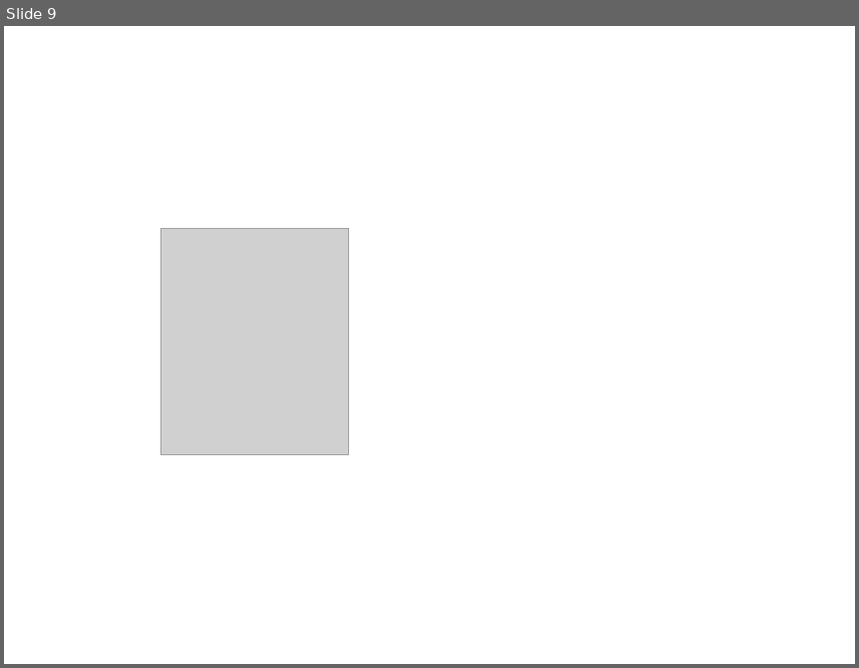
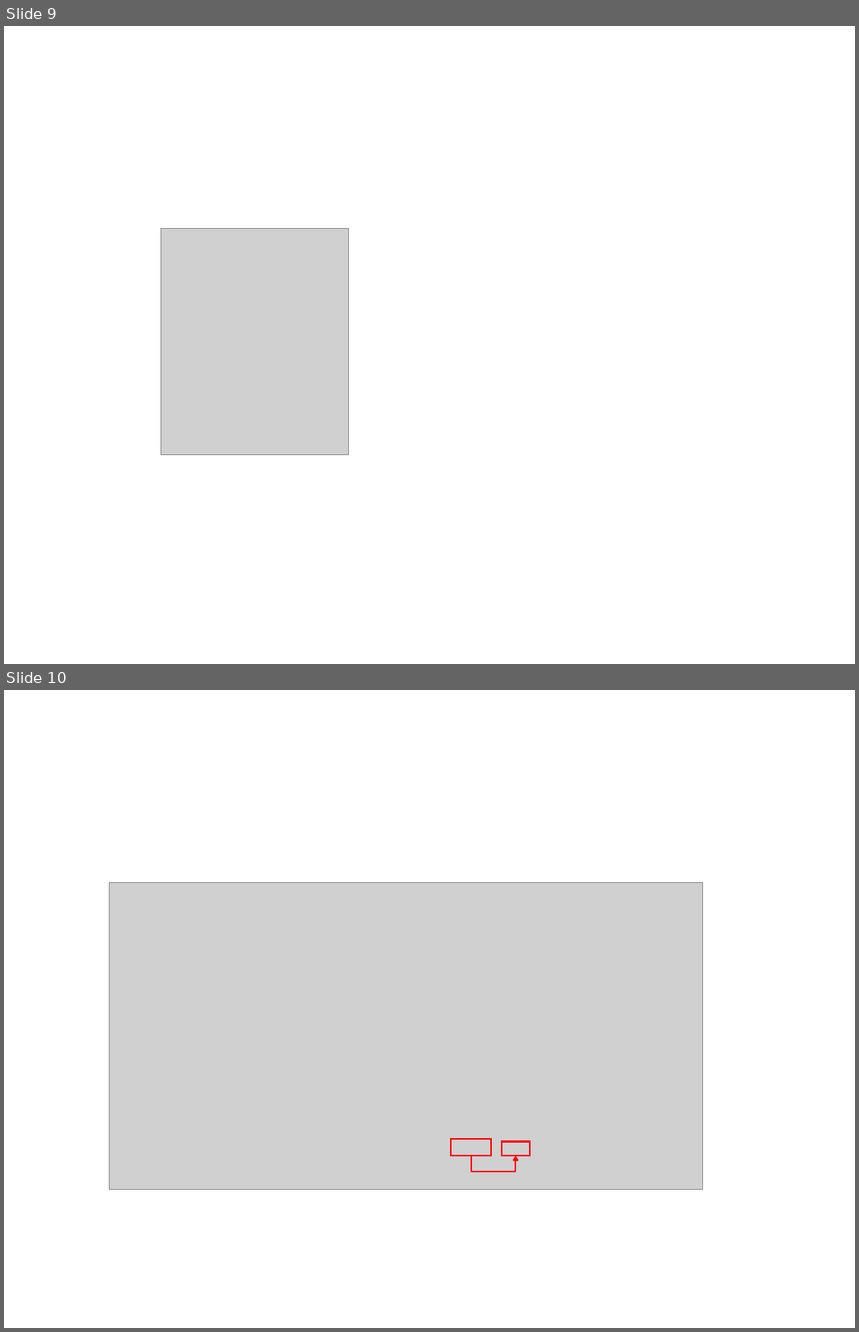
Before and after one commit to djorgens2/blofin-data, a slide deck: ~Documents/AppArchitecture.pptx. Shown one above the other, each under a label of ours: slide 9 before the commit, slides 9 and 10 after it. The pictures are 859x668 and 859x1332 pixels, drawn with LibreOffice and Linux fonts; fonts in the diff are those of the drawing; grey boxes stand for pictures; background and template pictures are left out. Boxes give left, top, right and bottom in pixels: in the first picture for what was removed or moved away, otherwise in the second. Text is boxed around its words. In the diff, an @@ line names an element or a change of style, - is before the commit and + after.

```diff
--- a/~Documents/AppArchitecture.pptx
+++ b/~Documents/AppArchitecture.pptx
@@ slide 10 added at (4, 690, 855, 1328), background picture (left out) @@
@@ picture added at (109, 882, 702, 1189) @@
@@ rectangle added at (451, 1139, 491, 1156), outline #FF0000 2.25 pt @@
@@ rectangle added at (501, 1141, 530, 1156), outline #FF0000 2.25 pt @@
@@ elbow arrow added from (471, 1156) to (515, 1156), #FF0000 2.25 pt @@
```
Also in this commit, not shown: 10 other files.
